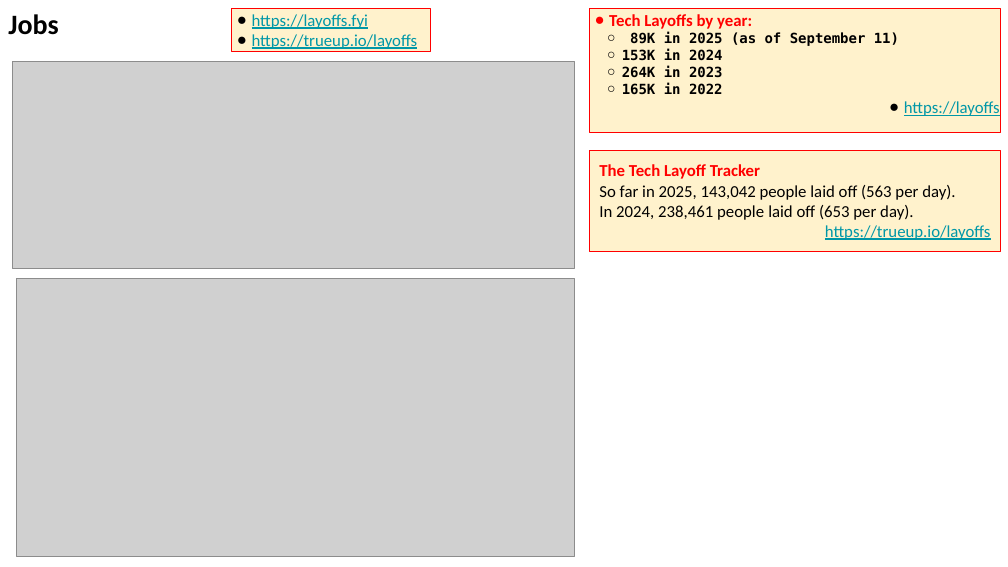
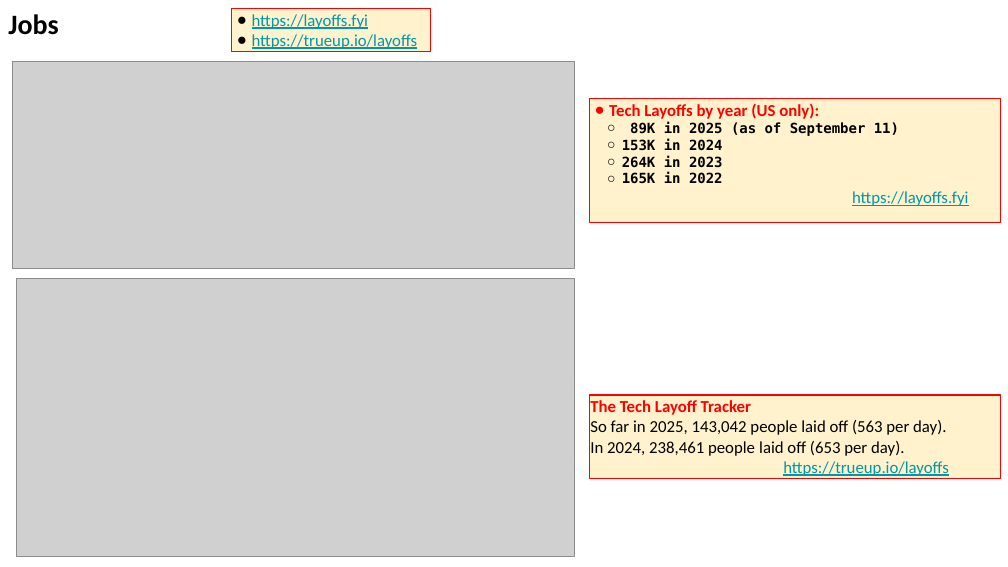
Before and after one commit to lselector/seminar, a slide deck: slide 27 of 2025/2025-09-12-AI-Updates.pptx (slide 26 before the commit). Drawn at 1008x567 pixels with LibreOffice and Linux fonts; fonts in the diff are those of the drawing; grey boxes stand for pictures. Boxes give left, top, right and bottom in pixels: in the first picture for what was removed or moved away, otherwise in the second. Text is boxed around its words. In the diff, an @@ line names an element or a change of style, - is before the commit and + after.

```diff
--- a/2025/2025-09-12-AI-Updates.pptx
+++ b/2025/2025-09-12-AI-Updates.pptx
@@ rectangle "Tech Layoffs by year (US ...": place and size @@
-rectangle "Tech Layoffs by year (US ..." at bbox=[590, 8, 1001, 132]
+rectangle "Tech Layoffs by year (US ..." at bbox=[590, 99, 1001, 223]
@@ text in rectangle at bbox=[609, 103, 819, 119]: text changed @@
-● Tech Layoffs by year:
+● Tech Layoffs by year (US only):
@@ text in rectangle at bbox=[852, 191, 968, 206]: text changed @@
-● https://layoffs
+https://layoffs.fyi
@@ rectangle "The Tech Layoff Tracker": place and size @@
-rectangle "The Tech Layoff Tracker" at bbox=[590, 150, 1001, 252]
+rectangle "The Tech Layoff Tracker" at bbox=[590, 395, 1001, 479]
```
Also in this commit, not shown: 10 other slides changed, 1 slide added.
